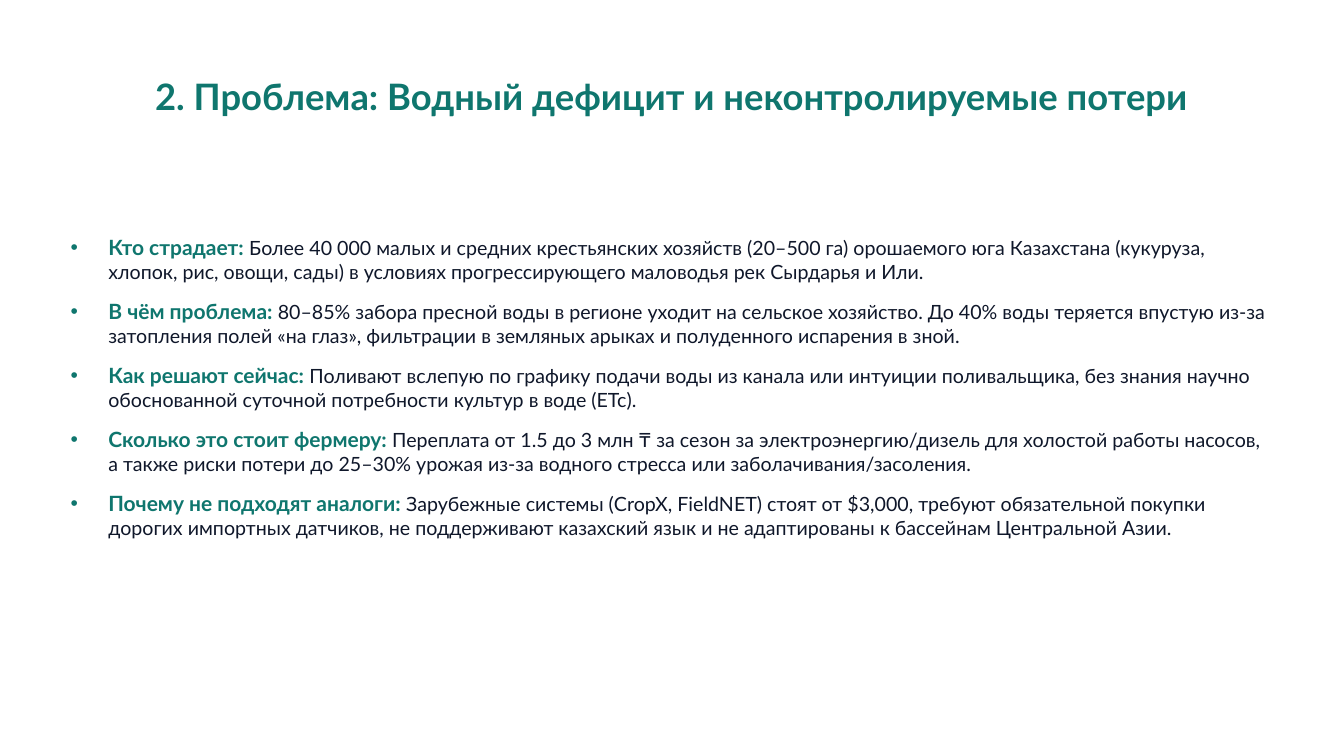
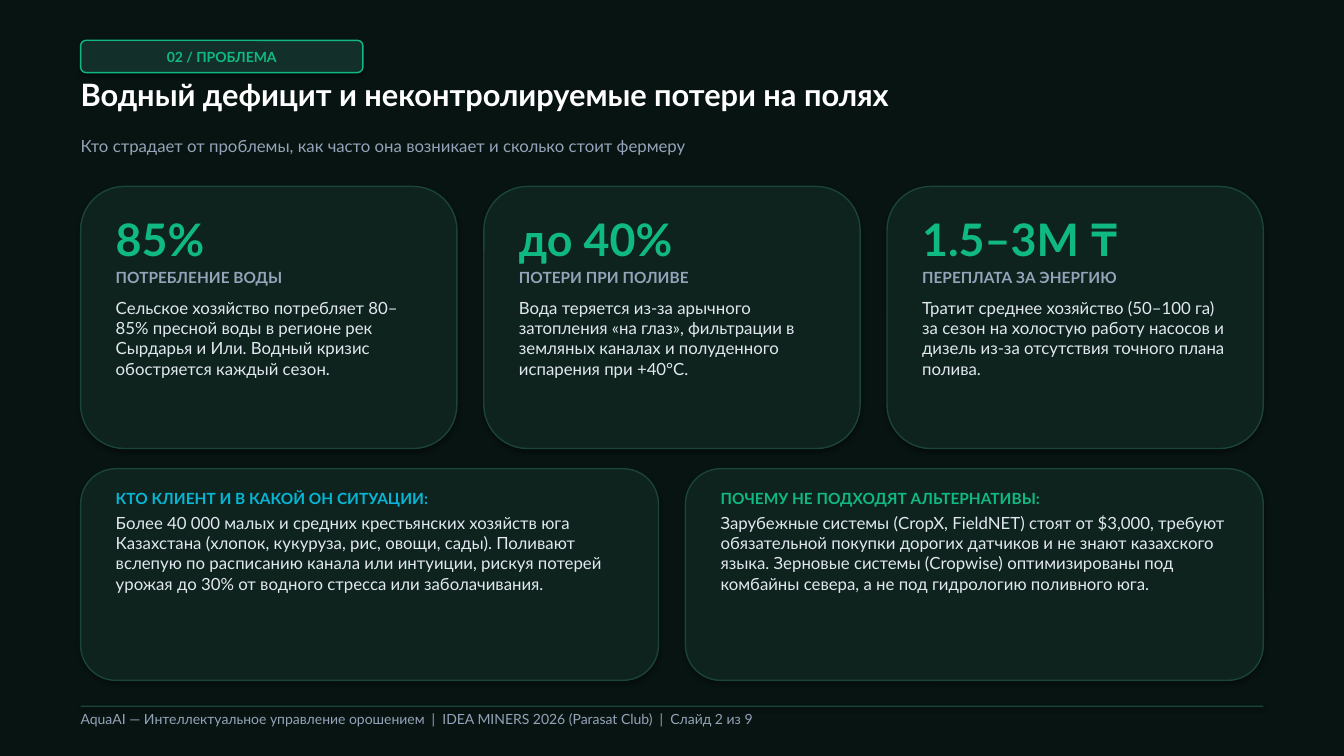
Before and after one commit to SalaAkh/AquaAI, a slide deck: slide 2 of docs/AquaAI_Idea_Miners_Pitch.pptx. Drawn at 1344x756 pixels with LibreOffice and Linux fonts; fonts in the diff are those of the drawing. Boxes give left, top, right and bottom in pixels: in the first picture for what was removed or moved away, otherwise in the second. Text is boxed around its words. In the diff, an @@ line names an element or a change of style, - is before the commit and + after.

```diff
--- a/docs/AquaAI_Idea_Miners_Pitch.pptx
+++ b/docs/AquaAI_Idea_Miners_Pitch.pptx
@@ rectangle added at (x1=0, y1=0, x2=1344, y2=756), fill #081412 @@
@@ rounded rectangle added at (x1=81, y1=40, x2=363, y2=73), fill #123029, outline #10B981 1 pt, 10 pt, text #10B981, bold @@
+02 / ПРОБЛЕМА
@@ text at (x1=81, y1=83, x2=889, y2=112): text changed; size 26 to 22 pt; text colour #0F766E to #FFFFFF @@
-2. Проблема: Водный дефицит и неконтролируемые потери
+Водный дефицит и неконтролируемые потери на полях
@@ text "Водный дефицит и неконтролируемые потери ..." at (x1=81, y1=83, x2=889, y2=112): vertical alignment middle to top @@
@@ text added at (x1=81, y1=140, x2=686, y2=155), 12 pt, text #94A3B8 @@
+Кто страдает от проблемы, как часто она возникает и сколько стоит фермеру
@@ rounded rectangle added at (x1=81, y1=187, x2=457, y2=449), fill #0E231E, outline #1A443A 1 pt @@
@@ rounded rectangle added at (x1=484, y1=187, x2=860, y2=449), fill #0E231E, outline #1A443A 1 pt @@
@@ rounded rectangle added at (x1=887, y1=187, x2=1263, y2=449), fill #0E231E, outline #1A443A 1 pt @@
@@ text removed at (x1=108, y1=239, x2=1265, y2=539) @@
-• Кто страдает: Более 40 000 малых и средних крестьянских хозяйств (20–500 га) орошаемого юга Казахстана (кукуруза, хлопок, рис, овощи, сады) в условиях прогрессирующего маловодья рек Сырдарья и Или.
-• В чём проблема: 80–85% забора пресной воды в регионе уходит на сельское хозяйство. До 40% воды теряется впустую из-за затопления полей «на глаз», фильтрации в земляных арыках и полуденного испарения в зной.
-• Как решают сейчас: Поливают вслепую по графику подачи воды из канала или интуиции поливальщика, без знания научно обоснованной суточной потребности культур в воде (ETc).
-• Сколько это стоит фермеру: Переплата от 1.5 до 3 млн ₸ за сезон за электроэнергию/дизель для холостой работы насосов, а также риски потери до 25–30% урожая из-за водного стресса или заболачивания/засоления.
-• Почему не подходят аналоги: Зарубежные системы (CropX, FieldNET) стоят от $3,000, требуют обязательной покупки дорогих импортных датчиков, не поддерживают казахский язык и не адаптированы к бассейнам Центральной Азии.
@@ text added at (x1=116, y1=223, x2=397, y2=378), 12 pt, text #E2E8F0 @@
+85%
+ПОТРЕБЛЕНИЕ ВОДЫ
+Сельское хозяйство потребляет 80–85% пресной воды в регионе рек Сырдарья и Или. Водный кризис обостряется каждый сезон.
@@ text added at (x1=519, y1=223, x2=794, y2=378), 12 pt, text #E2E8F0 @@
+до 40%
+ПОТЕРИ ПРИ ПОЛИВЕ
+Вода теряется из-за арычного затопления «на глаз», фильтрации в земляных каналах и полуденного испарения при +40°C.
@@ text added at (x1=922, y1=223, x2=1224, y2=375), 12 pt, text #E2E8F0 @@
+1.5–3M ₸
+ПЕРЕПЛАТА ЗА ЭНЕРГИЮ
+Тратит среднее хозяйство (50–100 га) за сезон на холостую работу насосов и дизель из-за отсутствия точного плана полива.
@@ rounded rectangle added at (x1=81, y1=469, x2=658, y2=681), fill #0E231E, outline #1A443A 1 pt @@
@@ rounded rectangle added at (x1=686, y1=469, x2=1263, y2=681), fill #0E231E, outline #1A443A 1 pt @@
@@ text added at (x1=116, y1=490, x2=602, y2=593), 12 pt, text #E2E8F0 @@
+КТО КЛИЕНТ И В КАКОЙ ОН СИТУАЦИИ:
+Более 40 000 малых и средних крестьянских хозяйств юга Казахстана (хлопок, кукуруза, рис, овощи, сады). Поливают вслепую по расписанию канала или интуиции, рискуя потерей урожая до 30% от водного стресса или заболачивания.
@@ text added at (x1=721, y1=493, x2=1224, y2=593), 12 pt, text #E2E8F0 @@
+ПОЧЕМУ НЕ ПОДХОДЯТ АЛЬТЕРНАТИВЫ:
+Зарубежные системы (CropX, FieldNET) стоят от $3,000, требуют обязательной покупки дорогих датчиков и не знают казахского языка. Зерновые системы (Cropwise) оптимизированы под комбайны севера, а не под гидрологию поливного юга.
@@ rectangle added at (x1=81, y1=706, x2=1263, y2=707), fill #1A443A @@
@@ text added at (x1=81, y1=713, x2=753, y2=727), 10 pt, text #94A3B8 @@
+AquaAI — Интеллектуальное управление орошением | IDEA MINERS 2026 (Parasat Club) | Слайд 2 из 9
```
Also in this commit, not shown: 4 other slides changed, 4 slides added, 4 slides removed, 2 other files.
